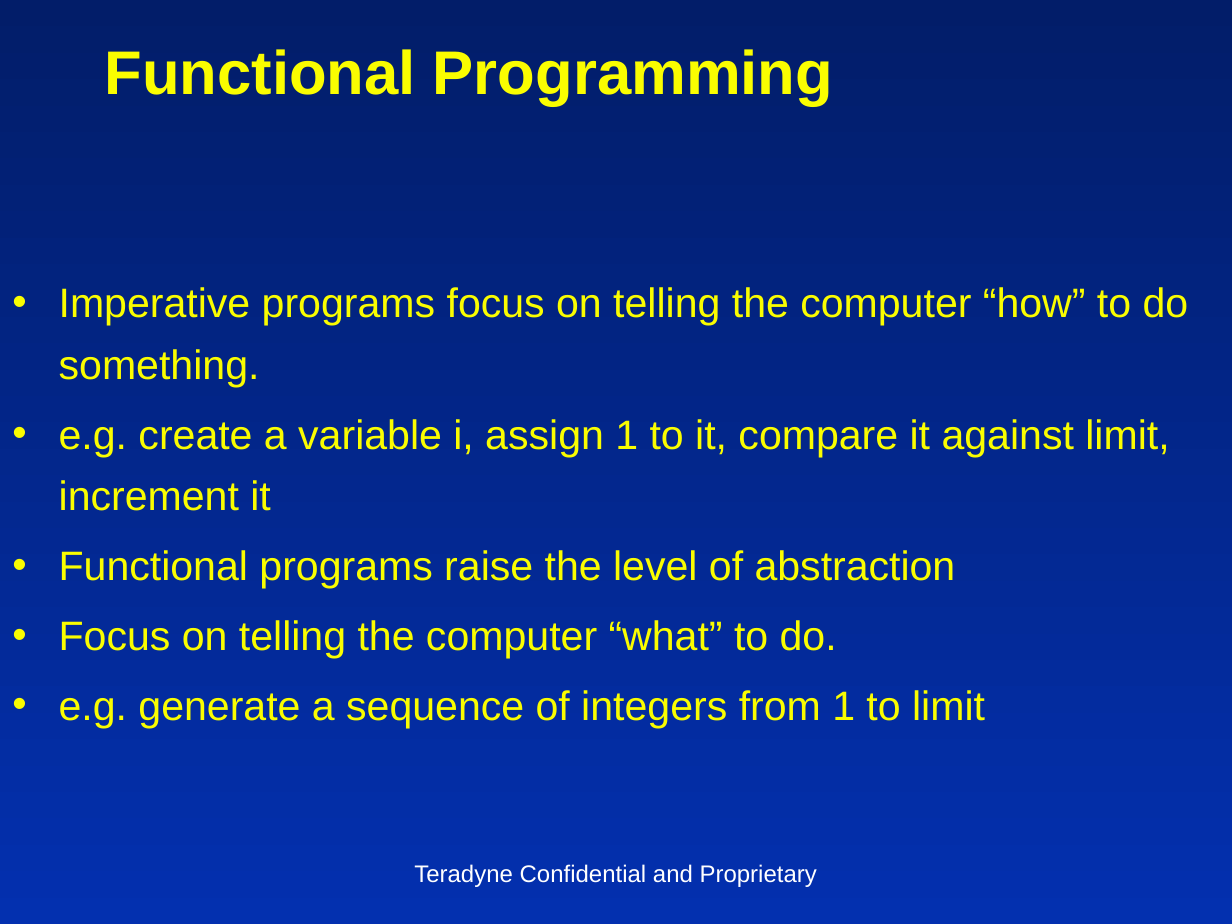
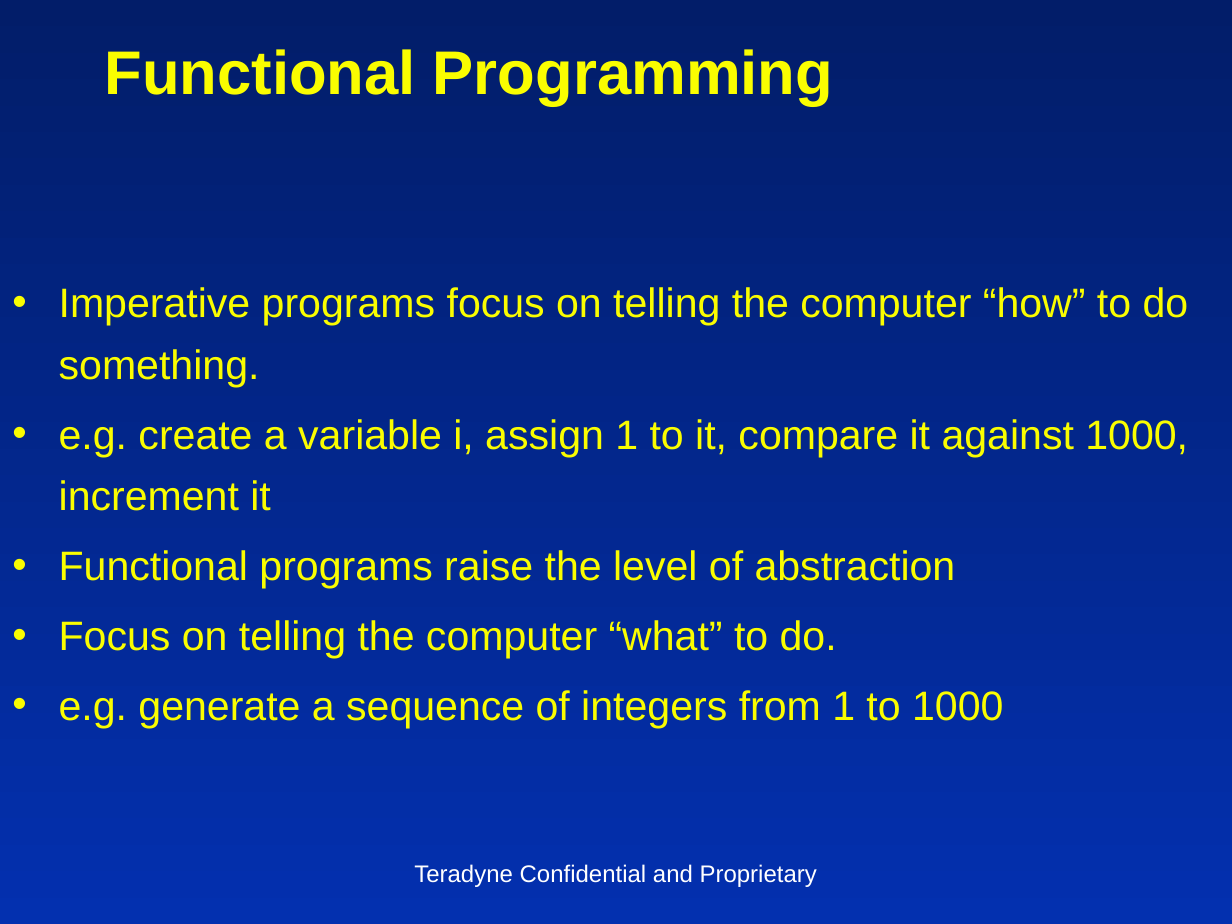
Before and after one commit to insideoutclub/Euler, a slide deck: slide 6 of FiveEasyPieces1.pptx. Drawn at 1232x924 pixels with LibreOffice and Linux fonts; fonts in the diff are those of the drawing. Boxes give left, top, right and bottom in pixels: in the first picture for what was removed or moved away, otherwise in the second. Text is boxed around its words. In the diff, an @@ line names an element or a change of style, - is before the commit and + after.

```diff
--- a/FiveEasyPieces1.pptx
+++ b/FiveEasyPieces1.pptx
@@ text at (x1=59, y1=419, x2=1188, y2=511): text changed @@
-• e.g. create a variable i, assign 1 to it, compare it against limit, increment it
+• e.g. create a variable i, assign 1 to it, compare it against 1000, increment it
@@ text at (x1=59, y1=690, x2=1003, y2=728): text changed @@
-• e.g. generate a sequence of integers from 1 to limit
+• e.g. generate a sequence of integers from 1 to 1000
```
Also in this commit, not shown: 17 other slides changed, 1 slide removed, 2 other files.
